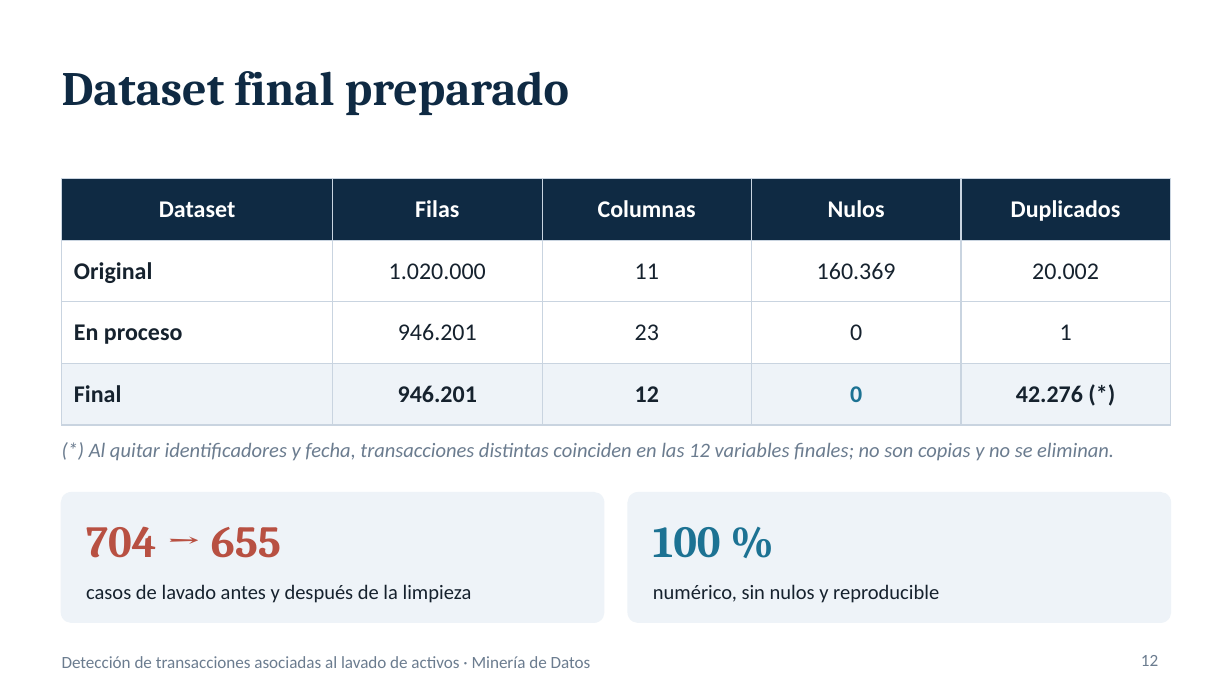
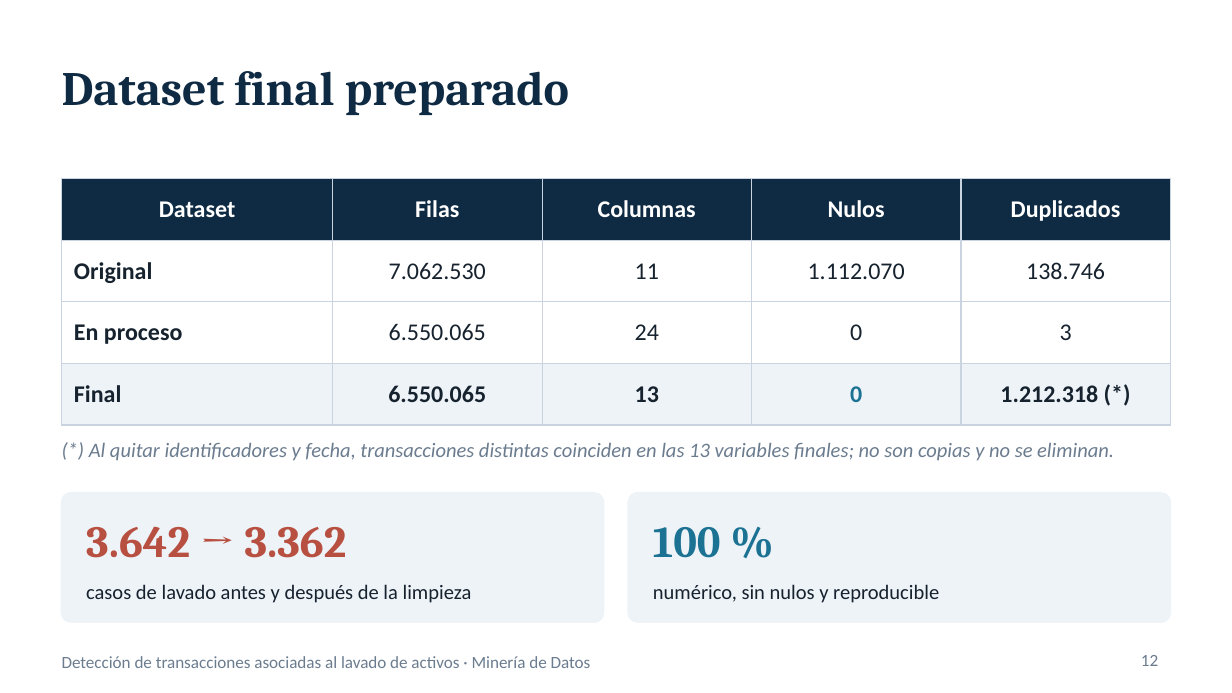
Before and after one commit to glender222/DataMining, a slide deck: slide 12 of informes/Presentacion_proyecto_v3.pptx. Drawn at 1232x693 pixels with LibreOffice and Linux fonts; fonts in the diff are those of the drawing. Boxes give left, top, right and bottom in pixels: in the first picture for what was removed or moved away, otherwise in the second. Text is boxed around its words. In the diff, an @@ line names an element or a change of style, - is before the commit and + after.

```diff
--- a/informes/Presentacion_proyecto_v3.pptx
+++ b/informes/Presentacion_proyecto_v3.pptx
@@ table at [62,179,1170,406] @@
-row 2: Original | 1.020.000 | 11 | 160.369 | 20.002
+row 2: Original | 7.062.530 | 11 | 1.112.070 | 138.746
-row 3: En proceso | 946.201 | 23 | 0 | 1
+row 3: En proceso | 6.550.065 | 24 | 0 | 3
-row 4: Final | 946.201 | 12 | 0 | 42.276 (*)
+row 4: Final | 6.550.065 | 13 | 0 | 1.212.318 (*)
@@ text at [89,443,1114,461]: text changed @@
-(*) Al quitar identificadores y fecha, transacciones distintas coinciden en las 12 variables finales; no son copias y no se eliminan.
+(*) Al quitar identificadores y fecha, transacciones distintas coinciden en las 13 variables finales; no son copias y no se eliminan.
@@ text at [86,526,347,558]: text changed @@
-704 → 655
+3.642 → 3.362
```
Also in this commit, not shown: 9 other slides changed, 1 other file.
